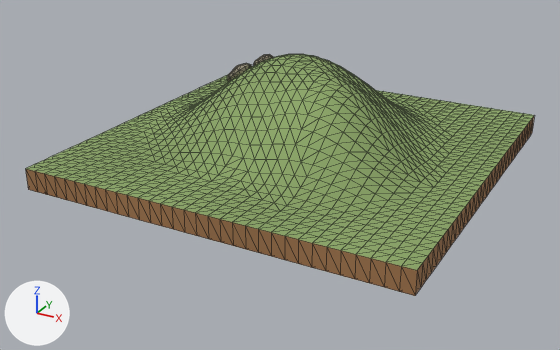
The glTF model assets/models/Environment_Hills_RoundHill16m_001.glb as it was, and as the next commit left it.
Before and after are seen from a camera (50 mm lens) standing at (14.1, -27.6, 11.9) and looking at (-0.3, -1.4, -1.2). The axes (+X, +Y, +Z) are drawn at lower left. The lights are the same throughout. The first picture is the older version. Mesh edges are drawn as thin lines. Where no turn or scale is listed for an object, it has been applied to the vertices. Vertices at exactly the same position are counted once.

In view in the first picture: 'HL_RoundHill16m_Body'.
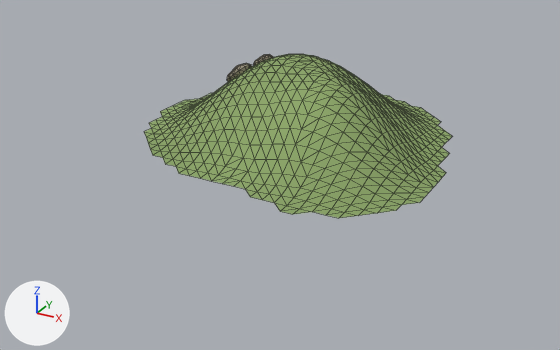
Boxes (x1, y1, x2, y2) around the edits, measured in the pictures (560 x 350 px):
'HL_RoundHill16m_Body', reshaped (39% narrower, 32% shorter): before (26, 54, 534, 296); after (144, 54, 452, 218)
part 1 of me_hl_roundhill16m_mesh, deleted: before (26, 75, 534, 296)

The edits, one by one:
me_hl_roundhill16m_mesh is used by ob_hl_roundhill16m_body; location (0.0, 0.0, 0.0).
me_hl_roundhill16m_mesh had 1337 vertices, 2662 faces and spanned x -8.0..8.0, y -8.0..8.0, z -0.9..3.3.
me_hl_roundhill16m_mesh now has 759 vertices, 1428 faces and spans x -7.5..6.5, y -6.5..7.5, z 0.0..3.3.
me_hl_roundhill16m_mesh part 1: 578 vertices removed from x -8.0..8.0, y -8.0..8.0, z -0.9..0.0.
